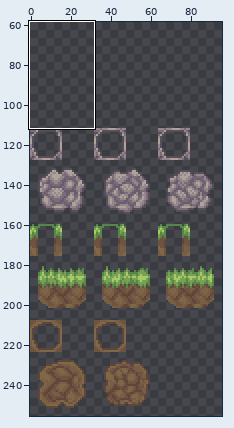
Edited in one commit: sprite sheet (Assets/Textures/TIlesets/Ground_Tileset.png). The picture above shows the old version from afar; the outline marks the close-up.
Close-up. The starting point:
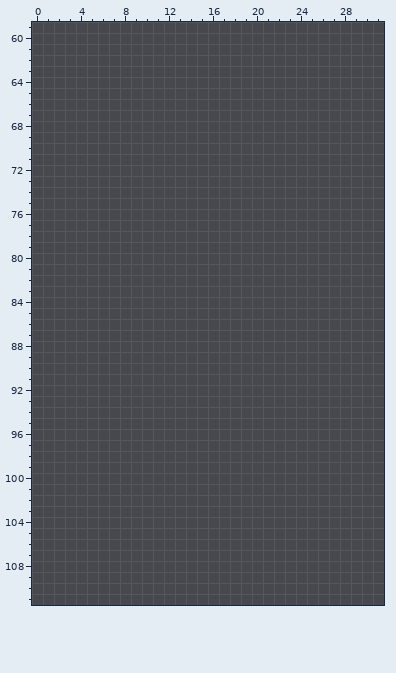
The file is 256x256 pixels. Shown: x 0..31, y 59..111. The wide view leaves out empty margins.
After:
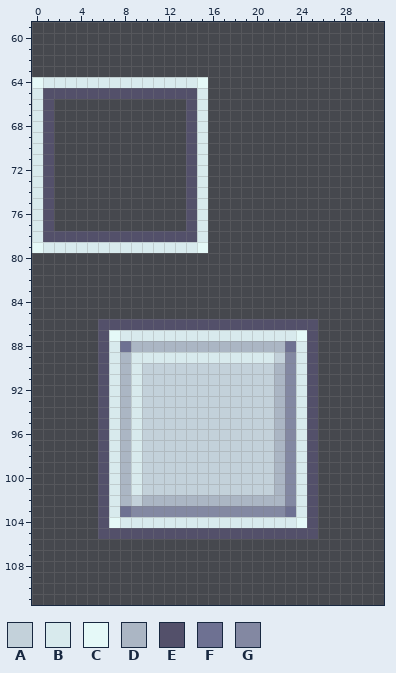
Palette (. is transparent): A #c3d1da  B #d8eaed  C #e5f9f8  D #abb6c4  E #53506a  F #6e7192  G #8388a2
From old to new:
Colour A now appears in row 89 at x 22; in rows 90 to 101 at x 10 to 21; in row 102 at x 9.
Colour B now appears in row 64 at x 1 to 14; in rows 65 to 78 at x 0 and 15; in row 79 at x 1 to 14; in row 87 at x 8 to 23; in row 88 at x 7 and 24; in row 89 at x 7, 9 to 21 and 24.
Colour B now appears in rows 90 to 101 at x 7, 9 and 24; in rows 102 to 103 at x 7 and 24; in row 104 at x 8 to 23.
Colour C now appears in row 64 at x 0 and 15; in row 79 at x 0 and 15; in row 87 at x 7 and 24; in row 104 at x 7 and 24.
Colour D now appears in row 88 at x 9 to 22; in row 89 at x 8; in rows 90 to 101 at x 8 and 22; in row 102 at x 8 and 10 to 22.
Colour E now appears in row 65 at x 1 to 14; in rows 66 to 77 at x 1 and 14; in row 78 at x 1 to 14; in row 86 at x 6 to 25; in rows 87 to 104 at x 6 and 25; in row 105 at x 6 to 25.
Colour F now appears in row 88 at x 8 and 23; in row 103 at x 8 and 23.
Colour G now appears in rows 89 to 102 at x 23; in row 103 at x 9 to 22.
Boxes around the changes in both close-ups, in picture pixels (x1, y1, x2, y2):
added: (32, 77, 208, 253)
added: (98, 319, 318, 539)
